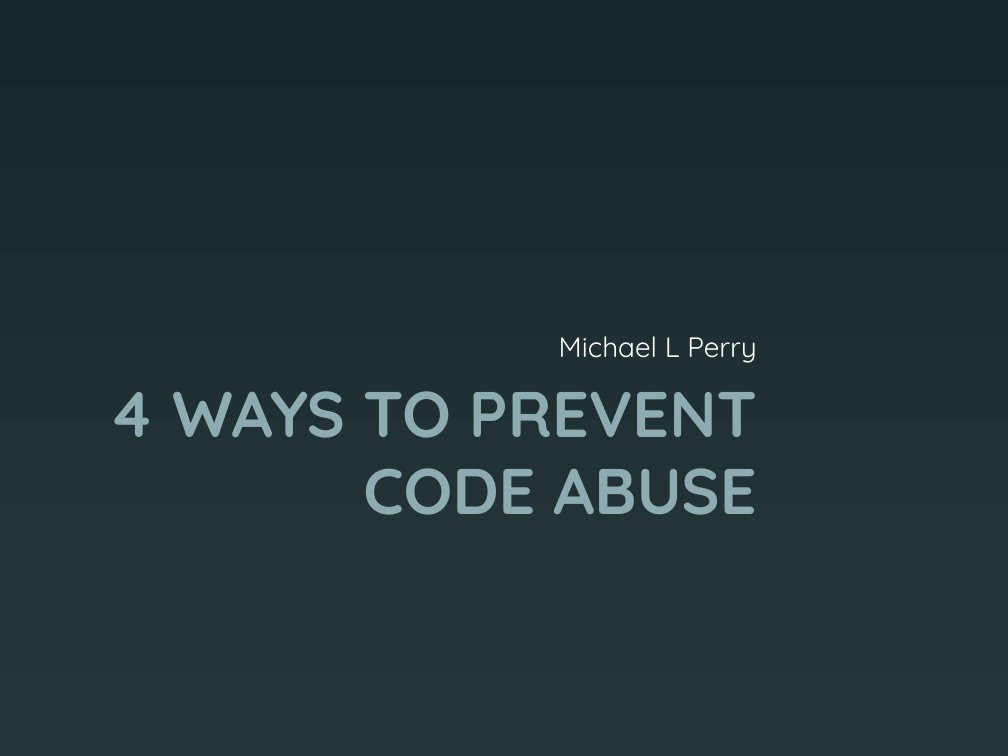
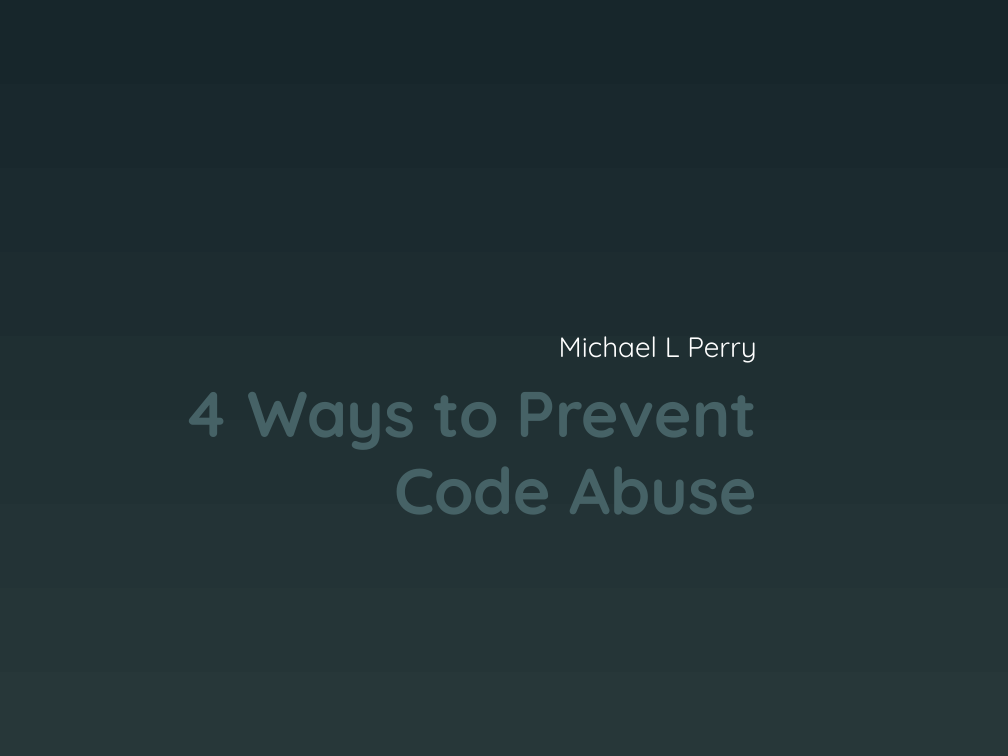
Before and after one commit to michaellperry/Provable-APIs, a slide deck: slide 1 of Presentation/4 Ways to Prevent Code Abuse.pptx. Drawn at 1008x756 pixels with LibreOffice and Linux fonts; fonts in the diff are those of the drawing. Boxes give left, top, right and bottom in pixels: in the first picture for what was removed or moved away, otherwise in the second. Text is boxed around its words. In the diff, an @@ line names an element or a change of style, - is before the commit and + after.

```diff
--- a/Presentation/4 Ways to Prevent Code Abuse.pptx
+++ b/Presentation/4 Ways to Prevent Code Abuse.pptx
@@ title at <box>184,392,757,514</box>: text changed; text colour #8CACB2 to #466266 @@
-4 WAYS TO PREVENT CODE ABUSE
+4 Ways to Prevent Code Abuse
```
Also in this commit, not shown: 2 slides removed.
